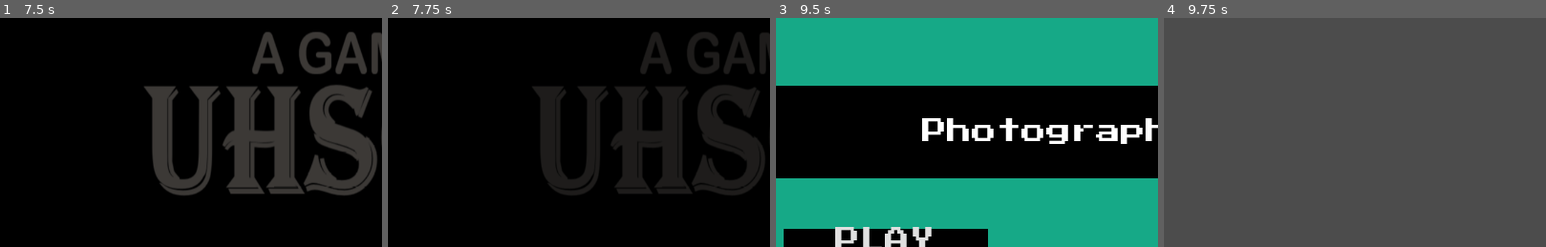
Above: before the commit, frames 1-4 (left to right).
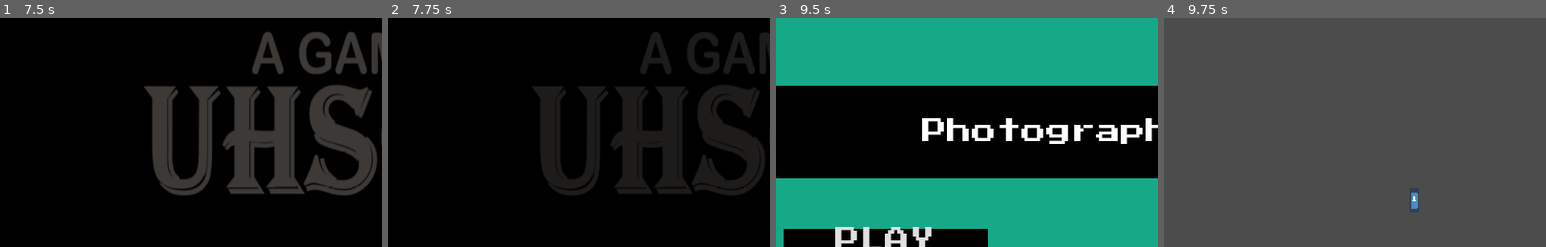
Above: after the commit, the same moments.

Repository: UHSGDC/Photographers-Hike
Game: Godot game, scene res://Scenes/Game_Splash_Intro.tscn
Same seed, same stepped clock (60 frames per second), same inputs: the game is played once before the commit and once after it. The engine's default icon, where the game draws it, is replaced by a stand-in: a white triangle on a blue panel in a dark square.
Inputs (mouse positions are % of the whole screen's width and height, from its top left):
- Up to frame 1 (7.5 s): tap Enter at 0.5, 4.25, 5.75 s; move the mouse to (72, 45) at 0.52 s; hold D (right) 0.53-2.03 s; click (72, 45) at 0.67 s; tap Space (jump) at 0.77, 1.52, 3.02, 3.5, 3.77, 4.52, 5, 6.02, 6.77 s; move the mouse to (30, 55) at 1.27 s; move the mouse to (60, 28) at 2.02 s; hold A (left) 2.03-2.78 s; move the mouse to (45, 70) at 2.77 s; hold D (right) 2.78-4.28 s; click (45, 70) at 2.92 s; move the mouse to (80, 65) at 3.52 s; move the mouse to (20, 35) at 4.27 s; hold A (left) 4.28-5.03 s; move the mouse to (55, 50) at 5.02 s; hold D (right) 5.03-5.78 s; click (55, 50) at 5.17 s; move the mouse to (35, 25) at 5.77 s; hold A (left) 5.78-7.28 s; move the mouse to (72, 45) at 6.52 s; move the mouse to (30, 55) at 7.27 s; hold D (right) from 7.28 s (still down); click (30, 55) at 7.42 s
- Up to frame 2 (7.75 s): keep holding D (right); tap Space (jump) at 7.52 s
- Up to frame 3 (9.5 s): keep holding D (right); move the mouse to (60, 28) at 8.02 s; tap Space (jump) at 8.75, 9.02 s; move the mouse to (45, 70) at 8.77 s
- Up to frame 4 (9.75 s): release D (right) at 9.5 s; click "PLAY" at 9.5 s
The pictures show only the part of the screen within x 0-50%, y 27-77%; the shares and areas given below are measured in that part.

Frames 1-3 are identical in both runs. In frame 4, 0.1% of the frame differs, in the area x 64-67%, y 76-84%.
Error before the commit: Invalid get index 'current_room_size' (on base: 'null instance'). (res://Scripts/PlatformingPlayer.gd:133)

Commit message:
Added Fix for Main menu to game transition

Diff:
--- a/PhotographersHike/Scenes/Testing.tscn
+++ b/PhotographersHike/Scenes/Testing.tscn
@@ -168,6 +168,7 @@
 6/z_index = 0
 
 [sub_resource type="RectangleShape2D" id=14]
+extents = Vector2( 240, 144 )
 
 [sub_resource type="RectangleShape2D" id=11]
 extents = Vector2( 240, 144 )
--- a/PhotographersHike/Scripts/Global.gd
+++ b/PhotographersHike/Scripts/Global.gd
@@ -2,8 +2,8 @@
 
 # Singleton which stores references to other Nodes
 
-onready var player_camera := get_tree().current_scene.get_node("PlayerCamera")
-onready var platforming_player := get_tree().current_scene.get_node("PlatformingPlayer")
+var player_camera: Camera2D
+var platforming_player: KinematicBody2D
 
 var room_pause: bool = false
 export var room_pause_time: float = 0.2
--- a/PhotographersHike/Scripts/PlatformingPlayer.gd
+++ b/PhotographersHike/Scripts/PlatformingPlayer.gd
@@ -40,6 +40,9 @@
 	VERTICAL,
 	NONE
 }
+
+func _ready() -> void:
+	Global.platforming_player = self
 
 
 # Delta is the time since physics_process was last called
--- a/PhotographersHike/Scripts/PlayerCamera.gd
+++ b/PhotographersHike/Scripts/PlayerCamera.gd
@@ -15,6 +15,8 @@
 
 
 func _ready() -> void:
+	Global.player_camera = self
+
 	# Sets smoothing to 1 and back to follow_smoothing
 	# I do this so the camera appears as if it starts at the first room not at (0, 0)
 
